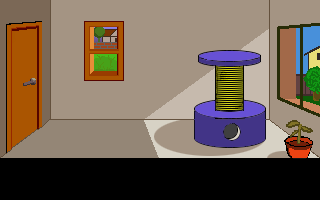
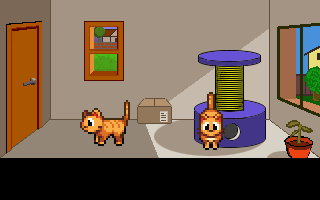
Layered file, before and after one edit (320×200). Changes by layer:
added layer "Layer 8" above "gatos" over <box>136,98,173,124</box>
showed group "gatos" (2 layers) over <box>80,92,225,150</box>
